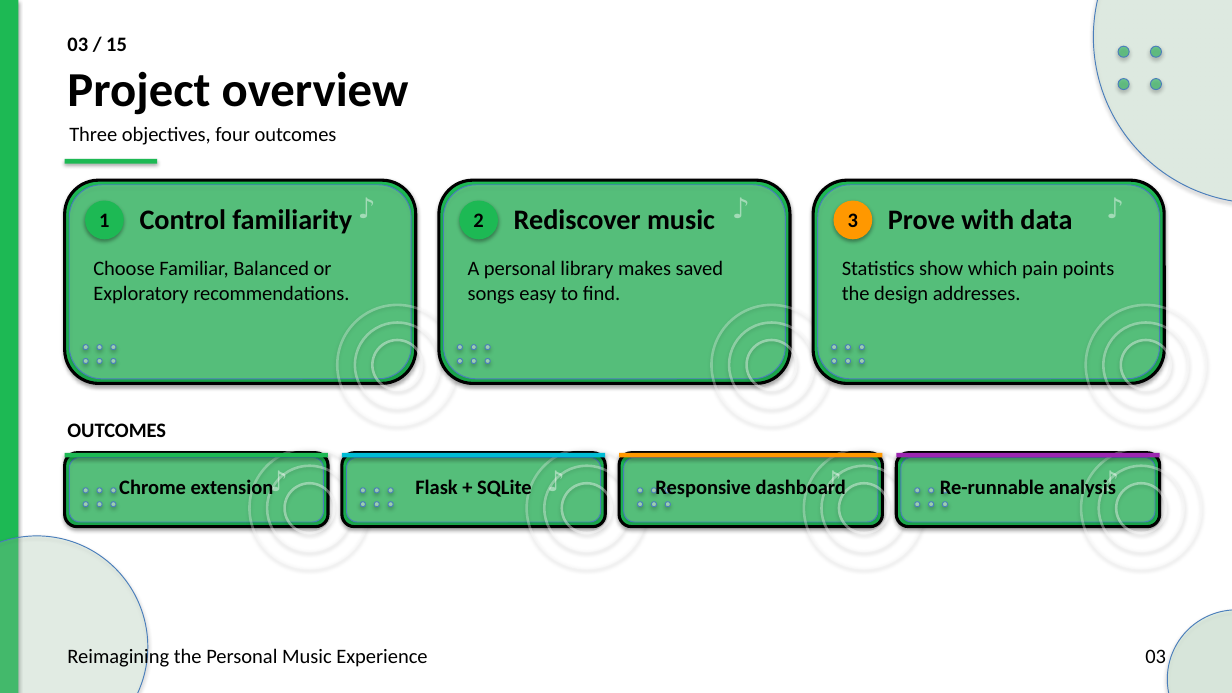
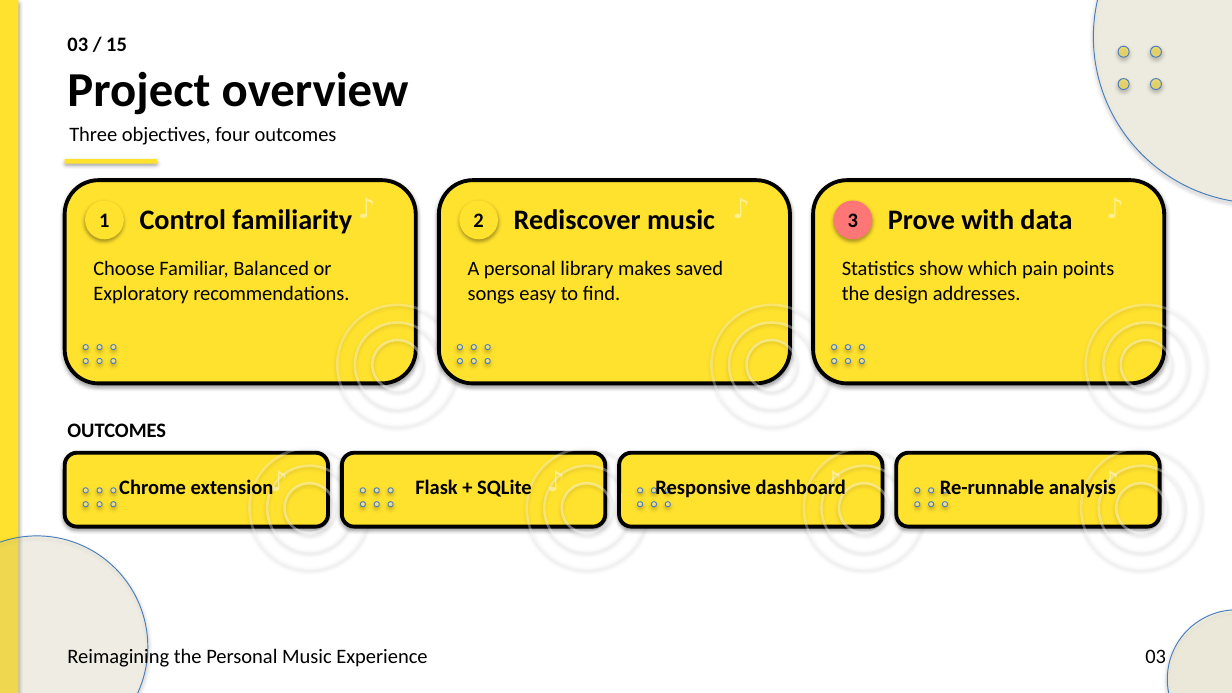
Before and after one commit to preet-kamdar/design-thinking-sem3, a slide deck: slide 3 of docs/Presentation.pptx. Drawn at 1232x693 pixels with LibreOffice and Linux fonts; fonts in the diff are those of the drawing. Boxes give left, top, right and bottom in pixels: in the first picture for what was removed or moved away, otherwise in the second. Text is boxed around its words. In the diff, an @@ line names an element or a change of style, - is before the commit and + after.

```diff
--- a/docs/Presentation.pptx
+++ b/docs/Presentation.pptx
@@ ellipse at bbox=[1093, 0, 1232, 203]: fill #C6EFCE at 28% opacity to #FFF7CD at 28% opacity @@
@@ fill #1DB954 at 55% opacity to #FFE22E at 55% opacity in 4 elements at bbox=[1118, 46, 1129, 57], bbox=[1151, 46, 1162, 57], bbox=[1118, 79, 1129, 90], bbox=[1151, 79, 1162, 90] @@
@@ rounded rectangle removed at bbox=[69, 185, 411, 379] @@
@@ rounded rectangle removed at bbox=[444, 185, 786, 379] @@
@@ fill #1DB954 to #FFE22E in 4 elements at bbox=[0, 0, 18, 693], bbox=[65, 159, 157, 164], bbox=[85, 201, 124, 239], bbox=[459, 201, 498, 239] @@
@@ rounded rectangle removed at bbox=[818, 185, 1160, 379] @@
@@ ellipse at bbox=[834, 201, 872, 239]: fill #FF9800 to #FF7676 @@
@@ fill #1DB954 to #FFE22E; outline #000000 2.4 pt to #000000 3 pt in 7 elements at bbox=[439, 180, 790, 384], bbox=[813, 180, 1165, 384], bbox=[342, 453, 605, 527], bbox=[619, 453, 883, 527], bbox=[897, 453, 1160, 527], bbox=[65, 180, 416, 384], bbox=[65, 453, 328, 527] @@
@@ rectangle removed at bbox=[65, 453, 328, 457] @@
@@ rounded rectangle removed at bbox=[69, 457, 323, 522] @@
@@ rectangle removed at bbox=[342, 453, 605, 457] @@
@@ rounded rectangle removed at bbox=[347, 457, 601, 522] @@
@@ rectangle removed at bbox=[619, 453, 883, 457] @@
@@ rounded rectangle removed at bbox=[624, 457, 878, 522] @@
@@ rectangle removed at bbox=[897, 453, 1160, 457] @@
@@ rounded rectangle removed at bbox=[901, 457, 1155, 522] @@
@@ ellipse at bbox=[0, 536, 148, 693]: fill #C6EFCE at 24% opacity to #FFF7CD at 24% opacity @@
@@ ellipse at bbox=[1167, 610, 1232, 693]: fill #C6EFCE at 34% opacity to #FFF7CD at 34% opacity @@
```
Also in this commit, not shown: 14 other slides changed, 2 other files.
